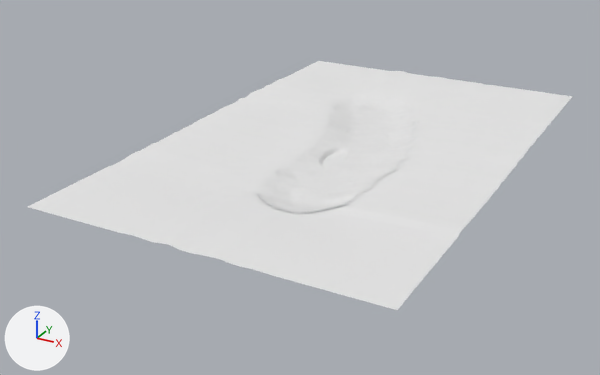
One commit to the glTF model golf/game/assets/holes/h01/hole.glb: the scene before it, then after it.
Camera for both pictures: a 50 mm lens placed at (388.0, -719.0, 372.0), pointed at (-63.0, 101.0, -37.0). Every picture has the same lights, and +X, +Y and +Z are marked at lower left. The older version comes first. Where no turn or scale is listed for an object, it has been applied to the vertices. Vertices at exactly the same position are counted once.

Objects in the first picture: 'Skirt', 'Terrain' and 1 more.
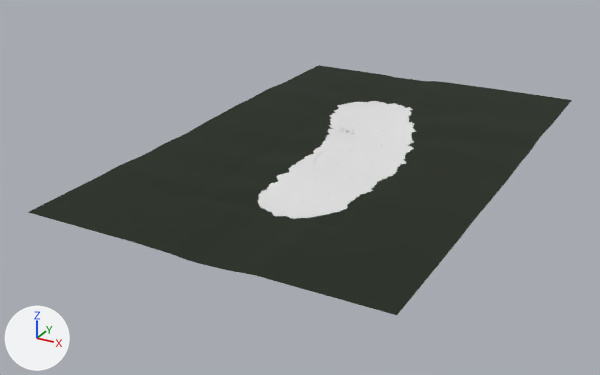
Where the change shows, as pixel boxes [x1, y1, x2, y2] in the pictures (600 x 375 px; the box of a moved part takes in the faces that stretch with it):
'Skirt', reshaped, recoloured
    before: [28, 61, 573, 310]
    after: [28, 65, 572, 315]
part 1 of me_skirt, moved or reshaped
    before: [28, 61, 573, 310]
    after: [28, 65, 572, 315]
part 2 of me_skirt, recoloured
    both: [35, 65, 569, 310]

What the commit changed:
me_skirt is used by ob_skirt; location (0.0, 0.0, 0.0).
me_skirt had 7452 vertices, 14552 faces and spanned x -229.0..179.0, y -177.0..465.0, z -2.0..17.0.
me_skirt now has 7452 vertices, 14552 faces and spans x -229.0..179.0, y -177.0..465.0, z -1.0..12.0.
me_skirt part 1: 7064 of 7452 vertices moved; they spanned x -229.0..179.0, y -177.0..465.0, z -2.0..17.0 and now span x -229.0..179.0, y -177.0..465.0, z -1.0..12.0; mean shift (0.0, 0.0, -6.0); largest move (-85.0, 345.0, 14.0) -> (-85.0, 345.0, 3.0).
me_skirt part 2: 14552 faces centred in x -227.0..177.0, y -175.0..463.0, z -2.0..17.0 are repainted in the vertex colours; the middle colour goes from white #ffffff to black #212b1c.
